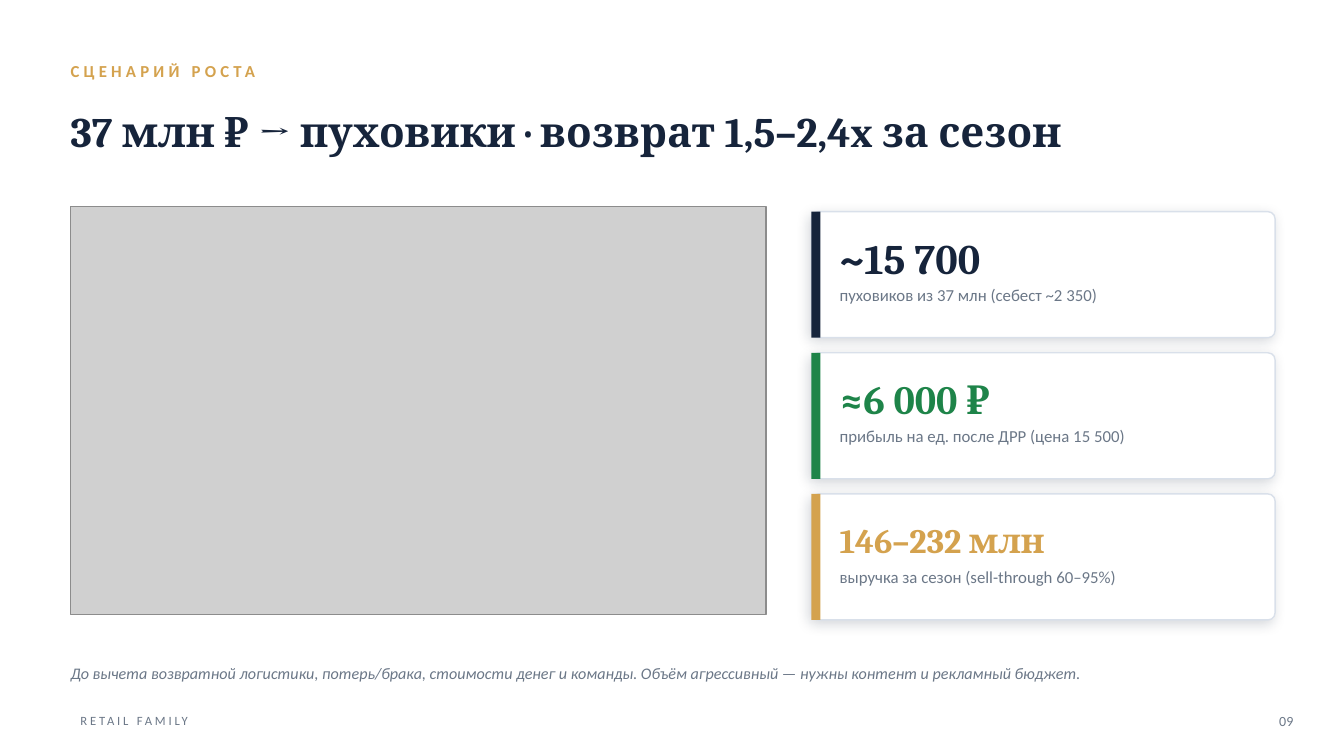
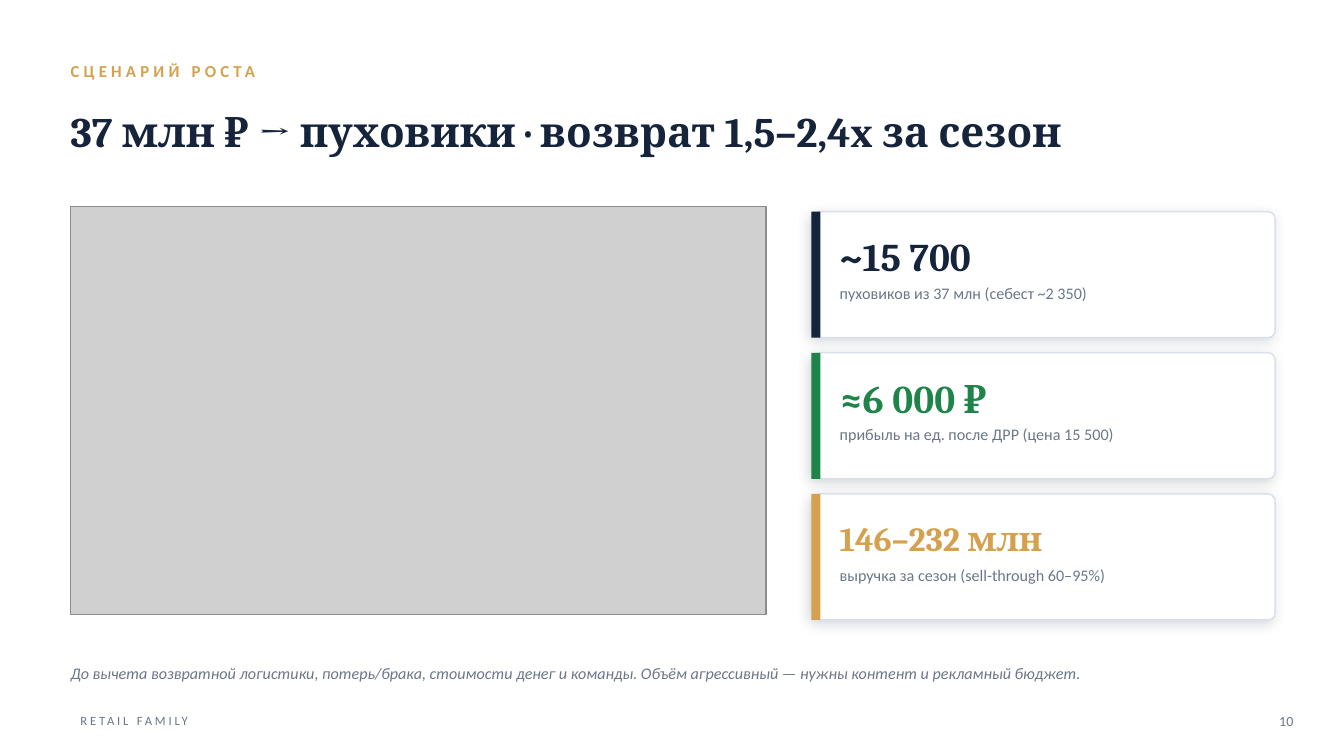
Before and after one commit to mopankratov-cmyk/finance-panel, a slide deck: slide 10 of docs/Retail-Family-Investor.pptx (slide 9 before the commit). Drawn at 1344x756 pixels with LibreOffice and Linux fonts; fonts in the diff are those of the drawing; grey boxes stand for pictures. Boxes give left, top, right and bottom in pixels: in the first picture for what was removed or moved away, otherwise in the second. Text is boxed around its words. In the diff, an @@ line names an element or a change of style, - is before the commit and + after.

```diff
--- a/docs/Retail-Family-Investor.pptx
+++ b/docs/Retail-Family-Investor.pptx
@@ text "~15 700" at [840,244,971,272]: size 30 to 28 pt @@
@@ size 12 to 11.5 pt in 3 elements at [840,428,1113,443], [840,569,1105,584], [840,287,1086,302] @@
@@ text "≈6 000 ₽" at [840,386,955,414]: size 28.6 to 28 pt @@
@@ text "146–232 млн" at [840,528,1043,552]: size 24.4 to 24.1 pt @@
@@ text at [1279,717,1293,726]: text changed @@
-09
+10
```
Also in this commit, not shown: 10 other slides changed, 1 slide added, 4 other files.
